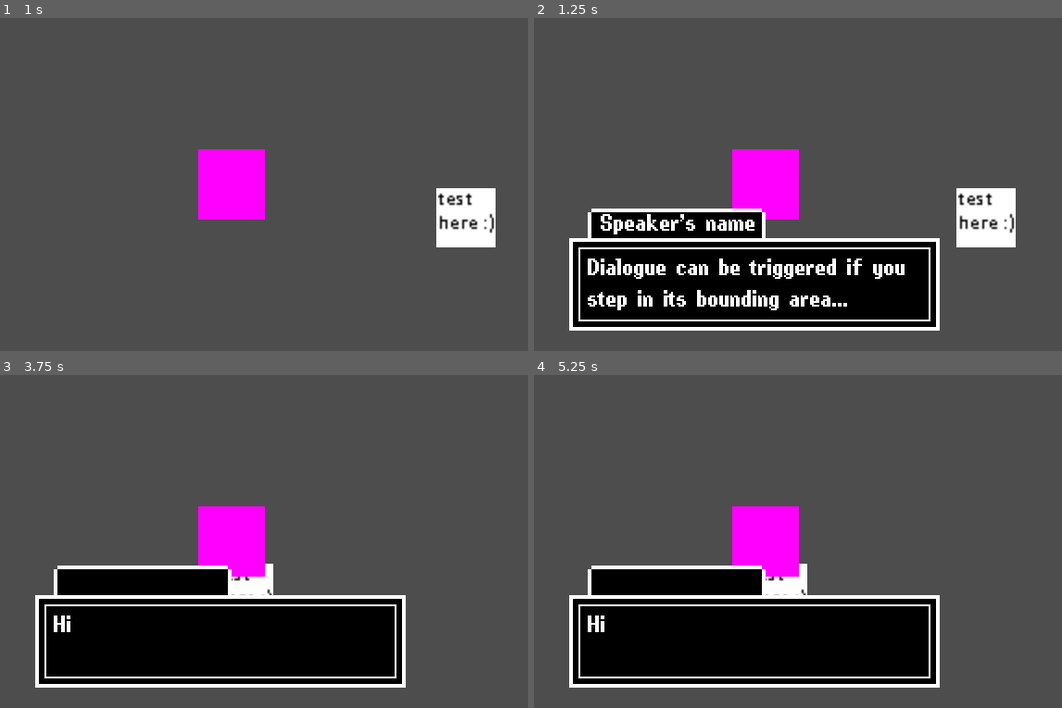
Above: before the commit, frames 1-4 (two rows, left to right).
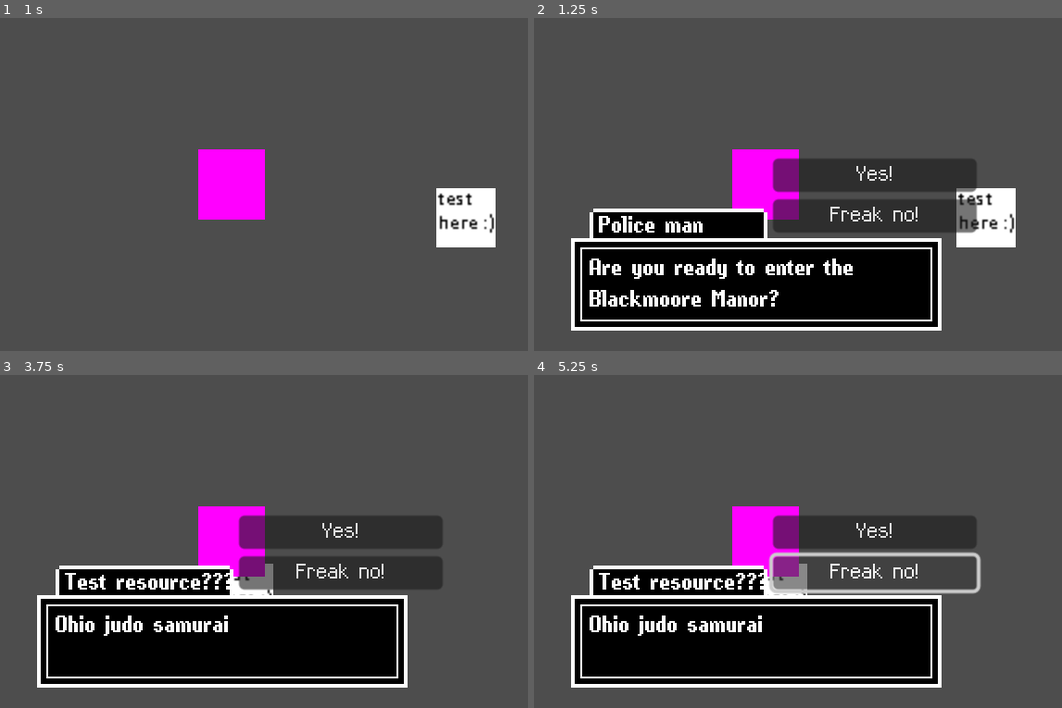
Above: after the commit, the same moments.

Repository: aeroldd/from-the-dead-game-jam
Game: Godot game, scene res://scenes/world.tscn
Same seed, same stepped clock (60 frames per second), same inputs: the game is played once before the commit and once after it.
Inputs (mouse positions are in pixels of both pictures, inside the frame that each line leads up to):
- Up to frame 1 (1 s): tap Enter at 0.5 s; move the mouse to (364, 167) at 0.52 s; hold D (right) from 0.53 s (still down); hold Space (interact) from 0.53 s (still down); click (364, 167) at 0.67 s
- Up to frame 2 (1.25 s): keep holding D (right); keep holding Space (interact)
- Up to frame 3 (3.75 s): move the mouse to (110, 558) at 1.27 s; release D (right) at 1.28 s; release Space (interact) at 1.28 s; hold S (down) 1.28-2.03 s; tap Space (interact) at 1.35, 2.85 s; move the mouse to (290, 468) at 2.02 s; hold D (right) 2.03-2.78 s; hold Space (interact) 2.03-2.78 s; move the mouse to (200, 608) at 2.77 s; hold W (up) 2.78-3.53 s; click (200, 608) at 2.92 s; move the mouse to (411, 591) at 3.52 s; hold A (left) from 3.53 s (still down); hold Space (interact) from 3.53 s (still down)
- Up to frame 4 (5.25 s): release A (left) at 4.25 s; release Space (interact) at 4.25 s; click (877, 531) at 4.25 s, where only the run after the commit has a clickable "Yes!"; click (877, 571) at 5 s, where only the run after the commit has a clickable "Freak no!"

Frame 1 is identical in both runs. In frame 2, 11% of the frame differs, in the area x 6-85%, y 41-94%; in frame 3, 9.4%; in frame 4, 7.9%.

Commit message:
14th May commit

Diff:
--- /dev/null
+++ b/dialogue/dialogue_test.tres
@@ -0,0 +1,9 @@
+[gd_resource type="Resource" script_class="Dialogue" load_steps=2 format=3 uid="uid://s882lmy46xoo"]
+
+[ext_resource type="Script" path="res://scripts/Dialogue.gd" id="1_0s8qa"]
+
+[resource]
+script = ExtResource("1_0s8qa")
+raw_text = "Ohio judo samurai"
+dialogue_id = 0
+speaker = "Test resource???"
--- /dev/null
+++ b/dialogue/intro/newspaper_1.tres
@@ -0,0 +1,13 @@
+[gd_resource type="Resource" script_class="Dialogue" load_steps=3 format=3 uid="uid://cnxtikvp4sr50"]
+
+[ext_resource type="Resource" uid="uid://bum884cm7nf4i" path="res://dialogue/intro/radio_2.tres" id="1_i2f8s"]
+[ext_resource type="Script" path="res://scripts/Dialogue.gd" id="1_oq37q"]
+
+[resource]
+script = ExtResource("1_oq37q")
+raw_text = "!!! BREAKING NEWS !!! \\n May 14th 2005 \\n A family of 4 has disappeared overnight! The Blackmoore Family, owner of a vast estate, was reported to have \"disappeared\" with the father suspicious of murder. However his body was nowhere to be found. \\n May 16th 2025 \\n !!! Breaking news !!! \\n Blackmoore House Haunted??? \\n 10 disappearances have been reported in the past 24 hours alone! Police have barricaded the area and no one will be allowed to explore the area! Keep your children safe!!!"
+dialogue_id = 1
+speaker = "Television"
+next_dialogue = ExtResource("1_i2f8s")
+wait_time = null
+options = null
--- /dev/null
+++ b/dialogue/intro/police_man_3.tres
@@ -0,0 +1,20 @@
+[gd_resource type="Resource" script_class="Dialogue" load_steps=5 format=3 uid="uid://bhmro2xyhd37b"]
+
+[ext_resource type="Script" path="res://scripts/Option.gd" id="1_fbyy7"]
+[ext_resource type="Script" path="res://scripts/Dialogue.gd" id="2_6xwpq"]
+
+[sub_resource type="Resource" id="Resource_u8t0h"]
+script = ExtResource("1_fbyy7")
+option_name = "Yes!"
+
+[sub_resource type="Resource" id="Resource_th7cl"]
+script = ExtResource("1_fbyy7")
+option_name = "Freak no!"
+
+[resource]
+script = ExtResource("2_6xwpq")
+raw_text = "Are you ready to enter the Blackmoore Manor?"
+dialogue_id = 3
+speaker = "Police man"
+wait_time = 1.0
+options = Array[ExtResource("1_fbyy7")]([SubResource("Resource_u8t0h"), SubResource("Resource_th7cl")])
--- /dev/null
+++ b/dialogue/intro/radio_2.tres
@@ -0,0 +1,9 @@
+[gd_resource type="Resource" script_class="Dialogue" load_steps=2 format=3 uid="uid://bum884cm7nf4i"]
+
+[ext_resource type="Script" path="res://scripts/Dialogue.gd" id="1_f6atb"]
+
+[resource]
+script = ExtResource("1_f6atb")
+raw_text = "... BRRRR ...... BUZZZZ \\n Is this thing even on? \\n Aerold. Aerold... Aerold. Is this thing on? \\n The van must have arrived at the Blackmoore Manor. \\n Come on! Pick UP!"
+dialogue_id = 2
+speaker = "RADIO"
--- a/scenes/dialogue_event.tscn
+++ b/scenes/dialogue_event.tscn
@@ -1,12 +1,6 @@
-[gd_scene load_steps=3 format=3 uid="uid://cdbsihr504632"]
+[gd_scene load_steps=2 format=3 uid="uid://cdbsihr504632"]
 
 [ext_resource type="Script" path="res://scripts/DialogueEvent.gd" id="1_xufti"]
-[ext_resource type="Script" path="res://scripts/Dialogue.gd" id="2_4ajti"]
 
-[node name="DialogueEvent" type="Node" node_paths=PackedStringArray("dialogue")]
+[node name="DialogueEvent" type="Node"]
 script = ExtResource("1_xufti")
-dialogue = NodePath("Dialogue")
-
-[node name="Dialogue" type="Node" parent="."]
-script = ExtResource("2_4ajti")
-text = Array[String](["Replace me!!!"])
--- a/scenes/world.tscn
+++ b/scenes/world.tscn
@@ -1,11 +1,13 @@
-[gd_scene load_steps=9 format=3 uid="uid://y5dg83uyrs23"]
+[gd_scene load_steps=11 format=3 uid="uid://y5dg83uyrs23"]
 
 [ext_resource type="PackedScene" uid="uid://cysf0lorudaq4" path="res://scenes/player.tscn" id="1_2mlbj"]
 [ext_resource type="PackedScene" uid="uid://hkqf6u8cpgaq" path="res://scenes/interact_area.tscn" id="2_gl0lf"]
+[ext_resource type="Resource" uid="uid://s882lmy46xoo" path="res://dialogue/dialogue_test.tres" id="3_78at1"]
 [ext_resource type="PackedScene" uid="uid://ba8dedrg1j0w" path="res://ui/dialogue_box.tscn" id="3_u3agk"]
 [ext_resource type="Texture2D" uid="uid://bf6x0tloyr4gy" path="res://textures/test_interactable.png" id="3_wg475"]
 [ext_resource type="PackedScene" uid="uid://x56nhms7p4tf" path="res://scenes/trigger_area.tscn" id="5_2ikmh"]
 [ext_resource type="PackedScene" uid="uid://cdbsihr504632" path="res://scenes/dialogue_event.tscn" id="6_jaxxj"]
+[ext_resource type="Resource" uid="uid://bhmro2xyhd37b" path="res://dialogue/intro/police_man_3.tres" id="8_pgkpf"]
 
 [sub_resource type="RectangleShape2D" id="RectangleShape2D_8dfxt"]
 
@@ -26,8 +28,8 @@
 [node name="CollisionShape2D" parent="InteractArea2/TriggerArea" index="0"]
 shape = SubResource("RectangleShape2D_8dfxt")
 
-[node name="Dialogue" parent="InteractArea2/TriggerArea/DialogueEvent" index="0"]
-text = Array[String](["Hi", "This is the dialogue system", "Different objects can be interacted with!!!"])
+[node name="DialogueEvent" parent="InteractArea2/TriggerArea" index="1"]
+dialogue = ExtResource("3_78at1")
 
 [node name="Sprite2D" type="Sprite2D" parent="InteractArea2"]
 texture = ExtResource("3_wg475")
@@ -50,9 +52,7 @@
 shape = SubResource("RectangleShape2D_fj84a")
 
 [node name="DialogueEvent" parent="TriggerArea" instance=ExtResource("6_jaxxj")]
-
-[node name="Dialogue" parent="TriggerArea/DialogueEvent" index="0"]
-text = Array[String](["Dialogue can be triggered if you step in its bounding area..."])
+dialogue = ExtResource("8_pgkpf")
 
 [editable path="InteractArea2"]
 [editable path="InteractArea2/TriggerArea"]
--- a/scripts/Dialogue.gd
+++ b/scripts/Dialogue.gd
@@ -1,6 +1,52 @@
-extends Node
-
+extends Resource
 class_name Dialogue
 
-@export var text: Array[String]
+@export var raw_text: String:
+	set(value):
+		raw_text = value
+		split_text()
+
+var text: Array[String] = []
 @export var dialogue_id: int
+@export var speaker: String
+@export var next_dialogue: Resource
+
+@export var wait_time: float = 1
+
+@export var options: Array[Option]
+
+const MAX_LENGTH = 60
+
+func split_text():
+	text.clear()
+
+	var words = raw_text.split(" ")
+	var current_line = ""
+
+	for word in words:
+		# Handle explicit line breaks
+		if "\\n" in word:
+			var parts = word.split("\\n")
+			for i in range(parts.size()):
+				var part = parts[i]
+
+				if current_line.length() + part.length() + 1 > MAX_LENGTH:
+					text.append(current_line.strip_edges())
+					current_line = ""
+
+				current_line += part + " "
+
+				# if not last part, break the line
+				if i < parts.size() - 1:
+					text.append(current_line.strip_edges())
+					current_line = ""
+
+		else:
+			if current_line.length() + word.length() + 1 > MAX_LENGTH:
+				text.append(current_line.strip_edges())
+				current_line = ""
+
+			current_line += word + " "
+
+	if current_line.strip_edges() != "":
+		text.append(current_line.strip_edges())
--- a/scripts/DialogueEvent.gd
+++ b/scripts/DialogueEvent.gd
@@ -1,7 +1,7 @@
 extends Event
 
 class_name DialogueEvent
-@export var dialogue: Dialogue
+@export var dialogue: Resource
 
 func trigger():
 	super.trigger()
--- /dev/null
+++ b/scripts/Option.gd
@@ -0,0 +1,6 @@
+extends Resource
+
+class_name Option
+
+@export var option_name: String
+@export var dialogue: Dialogue
--- a/scripts/SignalBus.gd
+++ b/scripts/SignalBus.gd
@@ -9,4 +9,4 @@
 signal trigger_event(event: Event)
 
 signal show_dialogue(dialogue: Dialogue)
-signal dialogue_finished()
+signal dialogue_finished(dialogue: Dialogue)
--- a/scripts/dialogue_box.gd
+++ b/scripts/dialogue_box.gd
@@ -9,11 +9,19 @@
 var in_progress = false
 
 @onready var timer = $Timer
+@onready var wait_timer = $Wait
+
+var dialogue: Dialogue
+var next_dialogue: Dialogue = null
+
+@onready var options_menu = $Options
 
 func _ready():
 	visible = false
-	text_label.text = "Hello"
+	text_label.text = ""
+
 	SignalBus.connect("show_dialogue", show_dialogue)
+	SignalBus.connect("dialogue_finished", _on_dialogue_finished)
 
 func show_text():
 	text_label.text = current_text.pop_front()
@@ -30,10 +38,10 @@
 	text_label.text = ""
 	speaker_label.text = ""
 	in_progress = false
-	print("dialogue finished!!")
-	get_tree().paused = false
+
 	timer.start()
-	print("timer started")
+
+	SignalBus.emit_signal("dialogue_finished", dialogue)
 
 func show_dialogue(dialogue: Dialogue):
 	if not in_progress:
@@ -41,6 +49,12 @@
 		visible = true
 		in_progress = true
 		GameState.dialogue_active = true
+		speaker_label.text = dialogue.speaker
+		self.dialogue = dialogue
+
+		# Display the menu options if the dialogue has options
+		if dialogue.options.size() != 0:
+			show_dialogue_options()
 
 	if in_progress:
 		next_line()
@@ -52,3 +66,34 @@
 func _on_timer_timeout() -> void:
 	print("dialogue inactive now")
 	GameState.dialogue_active = false
+
+func _on_dialogue_finished(dialogue: Dialogue) ->void:
+	print("dialogue finished!")
+	next_dialogue = dialogue.next_dialogue
+	if next_dialogue != null:
+		wait_timer.wait_time = next_dialogue.wait_time
+		wait_timer.start()
+	else:
+		get_tree().paused = false
+
+func _on_wait_timeout() -> void:
+	if next_dialogue != null:
+		SignalBus.emit_signal("show_dialogue", next_dialogue)
+		next_dialogue = null
+
+# Dialogue options menu related things
+
+func init_dialogue_options():
+	# Clear all the buttons in the dialogue options area
+	for child in options_menu.get_children():
+		child.queue_free()
+
+func show_dialogue_options():
+	init_dialogue_options()
+
+	var dialogue_options = dialogue.options
+
+	for option in dialogue_options:
+		var button = Button.new()
+		button.text = option.option_name
+		options_menu.add_child(button)
--- a/trigger_area.gd
+++ b/trigger_area.gd
@@ -46,6 +46,3 @@
 		print("trigger!!!")
 		event.trigger()
 		triggered = true
-
-func _process(delta):
-	print(GameState.dialogue_active)
--- a/ui/dialogue_box.tscn
+++ b/ui/dialogue_box.tscn
@@ -1,8 +1,9 @@
-[gd_scene load_steps=6 format=3 uid="uid://ba8dedrg1j0w"]
+[gd_scene load_steps=8 format=3 uid="uid://ba8dedrg1j0w"]
 
 [ext_resource type="Script" path="res://scripts/dialogue_box.gd" id="1_hlb1h"]
 [ext_resource type="Texture2D" uid="uid://bj003crww1080" path="res://textures/dialogue_box.png" id="1_u4xhg"]
 [ext_resource type="FontFile" uid="uid://cd5w8ymg5smq6" path="res://fonts/pixelpurl/PixelPurl.ttf" id="2_gg8gu"]
+[ext_resource type="FontFile" uid="uid://dau07rbtom42u" path="res://fonts/pixolletta8px/Pixolletta8px.ttf" id="4_susvq"]
 
 [sub_resource type="LabelSettings" id="LabelSettings_70ibm"]
 font = ExtResource("2_gg8gu")
@@ -10,24 +11,36 @@
 [sub_resource type="LabelSettings" id="LabelSettings_ny6vj"]
 font = ExtResource("2_gg8gu")
 
-[node name="DialogueBox" type="Control"]
+[sub_resource type="Theme" id="Theme_l7mg6"]
+default_font = ExtResource("4_susvq")
+default_font_size = 10
+
+[node name="GUI" type="Control"]
+layout_mode = 3
+anchors_preset = 0
+offset_right = 40.0
+offset_bottom = 40.0
+
+[node name="DialogueBox" type="Control" parent="."]
 texture_filter = 1
-layout_mode = 3
+layout_mode = 1
 anchors_preset = 15
 anchor_right = 1.0
 anchor_bottom = 1.0
+offset_left = 1.0
+offset_right = 1.0
 grow_horizontal = 2
 grow_vertical = 2
 script = ExtResource("1_hlb1h")
 
-[node name="Background" type="TextureRect" parent="."]
+[node name="Background" type="TextureRect" parent="DialogueBox"]
 texture_filter = 1
 layout_mode = 0
 offset_right = 200.0
 offset_bottom = 50.0
 texture = ExtResource("1_u4xhg")
 
-[node name="Text" type="Label" parent="."]
+[node name="Text" type="Label" parent="DialogueBox"]
 texture_filter = 1
 texture_repeat = 1
 layout_mode = 0
@@ -35,21 +48,32 @@
 offset_top = 25.0
 offset_right = 189.0
 offset_bottom = 56.0
-text = "This is a dialogue box test hi "
 label_settings = SubResource("LabelSettings_70ibm")
 autowrap_mode = 3
 
-[node name="SpeakerName" type="Label" parent="."]
+[node name="SpeakerName" type="Label" parent="DialogueBox"]
 layout_mode = 0
-offset_left = 17.0
-offset_top = 1.0
-offset_right = 101.0
-offset_bottom = 24.0
+offset_left = 15.0
+offset_top = 2.0
+offset_right = 99.0
+offset_bottom = 16.0
 text = "Speaker's name"
 label_settings = SubResource("LabelSettings_ny6vj")
 
-[node name="Timer" type="Timer" parent="."]
+[node name="Timer" type="Timer" parent="DialogueBox"]
 wait_time = 0.1
 one_shot = true
 
-[connection signal="timeout" from="Timer" to="." method="_on_timer_timeout"]
+[node name="Wait" type="Timer" parent="DialogueBox"]
+
+[node name="Options" type="VBoxContainer" parent="DialogueBox"]
+layout_mode = 0
+offset_left = 109.0
+offset_top = -69.0
+offset_right = 219.0
+offset_bottom = 13.0
+theme = SubResource("Theme_l7mg6")
+alignment = 2
+
+[connection signal="timeout" from="DialogueBox/Timer" to="DialogueBox" method="_on_timer_timeout"]
+[connection signal="timeout" from="DialogueBox/Wait" to="DialogueBox" method="_on_wait_timeout"]
Binary file added: fonts/pixolletta8px/Pixolletta8px.ttf
Not shown, added: fonts/pixolletta8px/Pixolletta8px.ttf.import
